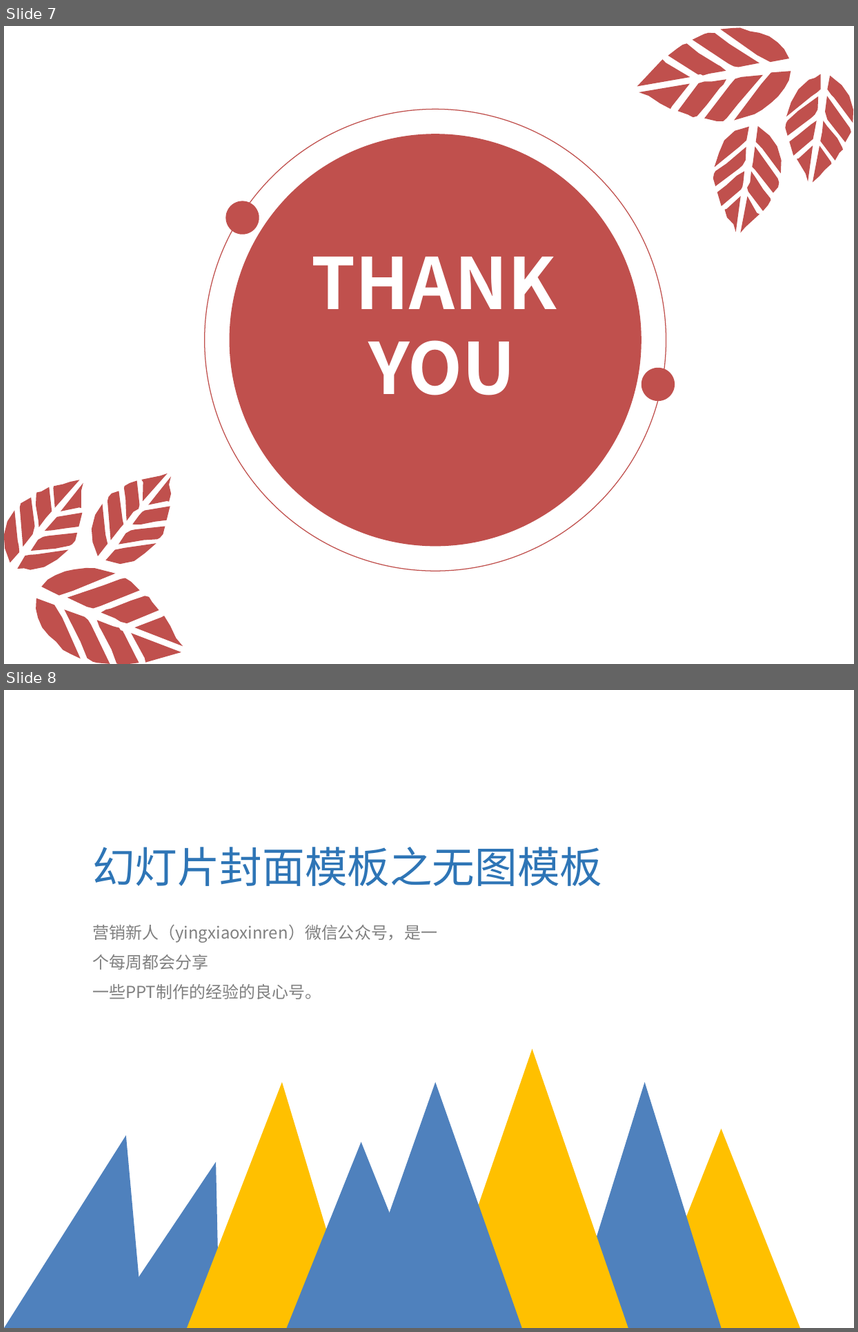
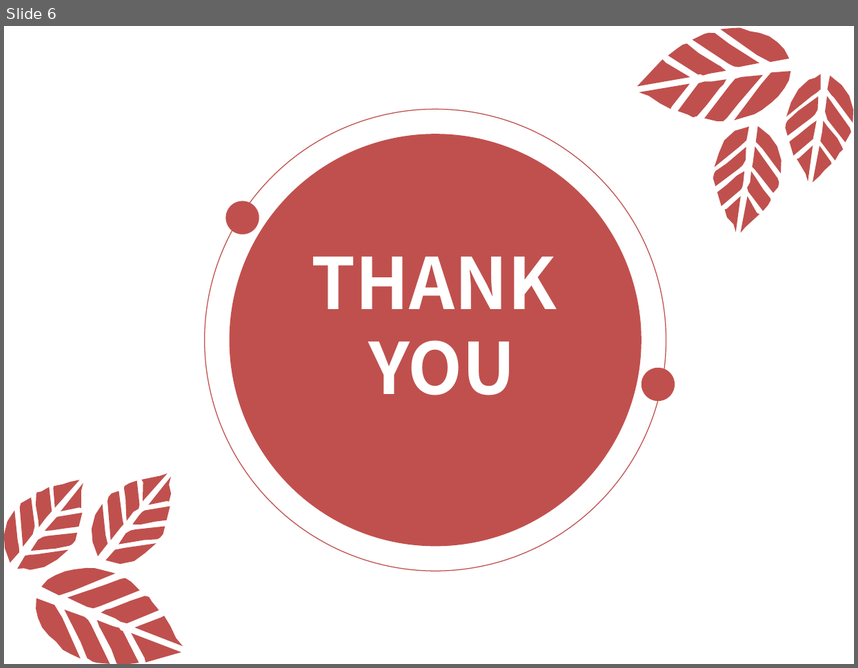
Before and after one commit to zhizhuwang/codekata, a slide deck: Resources/poster/2016技术实践总结.pptx. Shown one above the other, each under a label of ours: slides 7 and 8 before the commit, slide 6 after it. The pictures are 858x1332 and 858x668 pixels, drawn with LibreOffice and Linux fonts; fonts in the diff are those of the drawing. Boxes give left, top, right and bottom in pixels: in the first picture for what was removed or moved away, otherwise in the second. Text is boxed around its words. In the diff, an @@ line names an element or a change of style, - is before the commit and + after.

```diff
--- a/Resources/poster/2016技术实践总结.pptx
+++ b/Resources/poster/2016技术实践总结.pptx
@@ slide 8 removed at (x1=4, y1=690, x2=854, y2=1328), background #CCE8CF @@
@@ text removed at (x1=92, y1=847, x2=602, y2=886) @@
-幻灯片封面模板之无图模板
@@ text removed at (x1=92, y1=924, x2=437, y2=999) @@
-营销新人（yingxiaoxinren）微信公众号，是一个每周都会分享
-一些PPT制作的经验的良心号。
@@ triangle removed at (x1=436, y1=1049, x2=628, y2=1328) @@
@@ triangle removed at (x1=187, y1=1082, x2=356, y2=1328) @@
@@ triangle removed at (x1=349, y1=1082, x2=523, y2=1328) @@
@@ triangle removed at (x1=568, y1=1082, x2=722, y2=1328) @@
@@ triangle removed at (x1=4, y1=1134, x2=143, y2=1328) @@
@@ triangle removed at (x1=287, y1=1141, x2=436, y2=1328) @@
@@ triangle removed at (x1=642, y1=1129, x2=802, y2=1328) @@
@@ triangle removed at (x1=104, y1=1162, x2=219, y2=1328) @@
@@ what was slide 7 is now slide 6 @@
```
Also in this commit, not shown: 4 slides changed, 1 slide added, 2 other slides removed, 1 other file.
